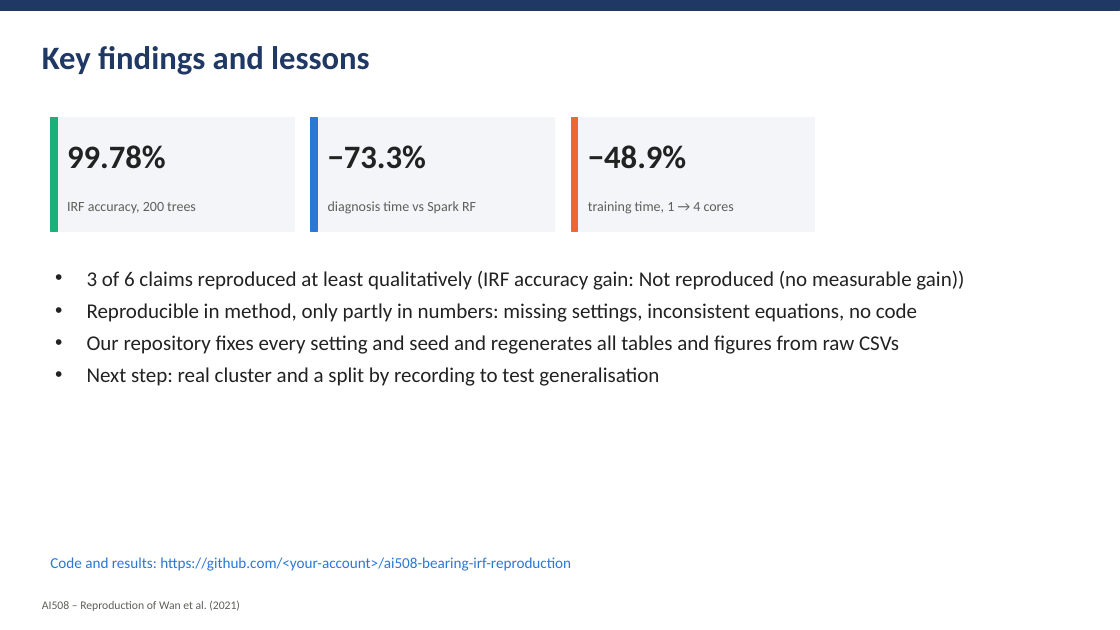
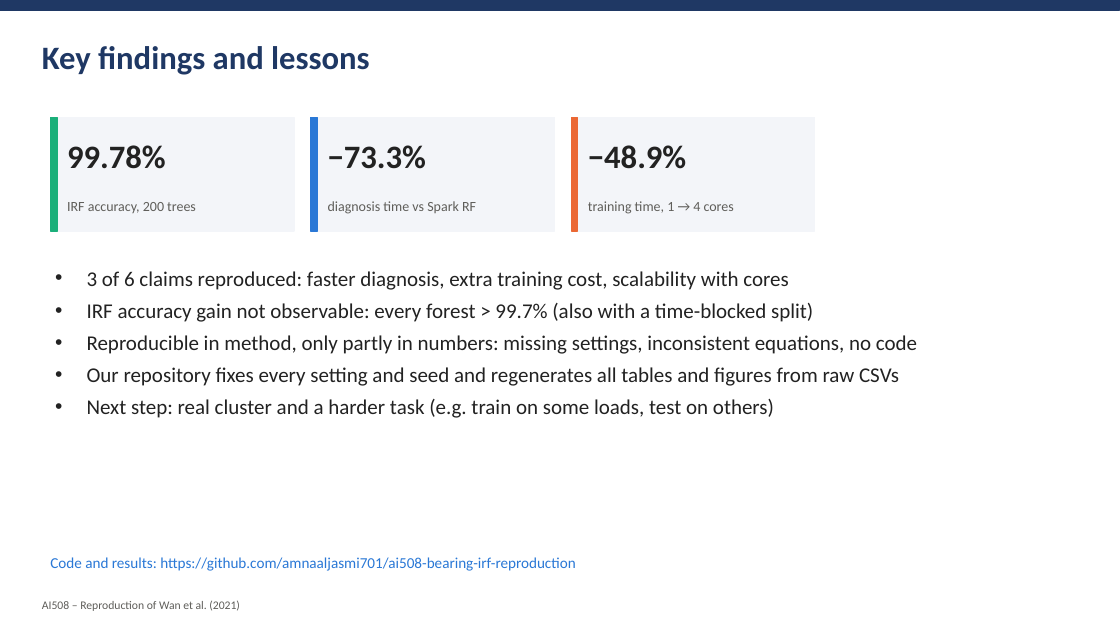
Before and after one commit to amnaaljasmi701/ai508-bearing-irf-reproduction, a slide deck: slide 13 of report/AI508_A2_Presentation.pptx. Drawn at 1120x630 pixels with LibreOffice and Linux fonts; fonts in the diff are those of the drawing. Boxes give left, top, right and bottom in pixels: in the first picture for what was removed or moved away, otherwise in the second. Text is boxed around its words. In the diff, an @@ line names an element or a change of style, - is before the commit and + after.

Commit message:
Final report and presentation from the full results; discrepancies table, code appendix and AI-use declaration

```diff
--- a/report/AI508_A2_Presentation.pptx
+++ b/report/AI508_A2_Presentation.pptx
@@ text at (87, 271, 813, 322): text changed @@
-• 3 of 6 claims reproduced at least qualitatively (IRF accuracy gain: Not reproduced (no measurable gain))
+• 3 of 6 claims reproduced: faster diagnosis, extra training cost, scalability with cores
+• IRF accuracy gain not observable: every forest > 99.7% (also with a time-blocked split)
@@ text at (87, 399, 774, 418): text changed @@
-• Next step: real cluster and a split by recording to test generalisation
+• Next step: real cluster and a harder task (e.g. train on some loads, test on others)
@@ text at (50, 557, 575, 571): text changed @@
-Code and results: https://github.com/<your-account>/ai508-bearing-irf-reproduction
+Code and results: https://github.com/amnaaljasmi701/ai508-bearing-irf-reproduction
```
Also in this commit, not shown: 4 other slides changed, 18 other files.
